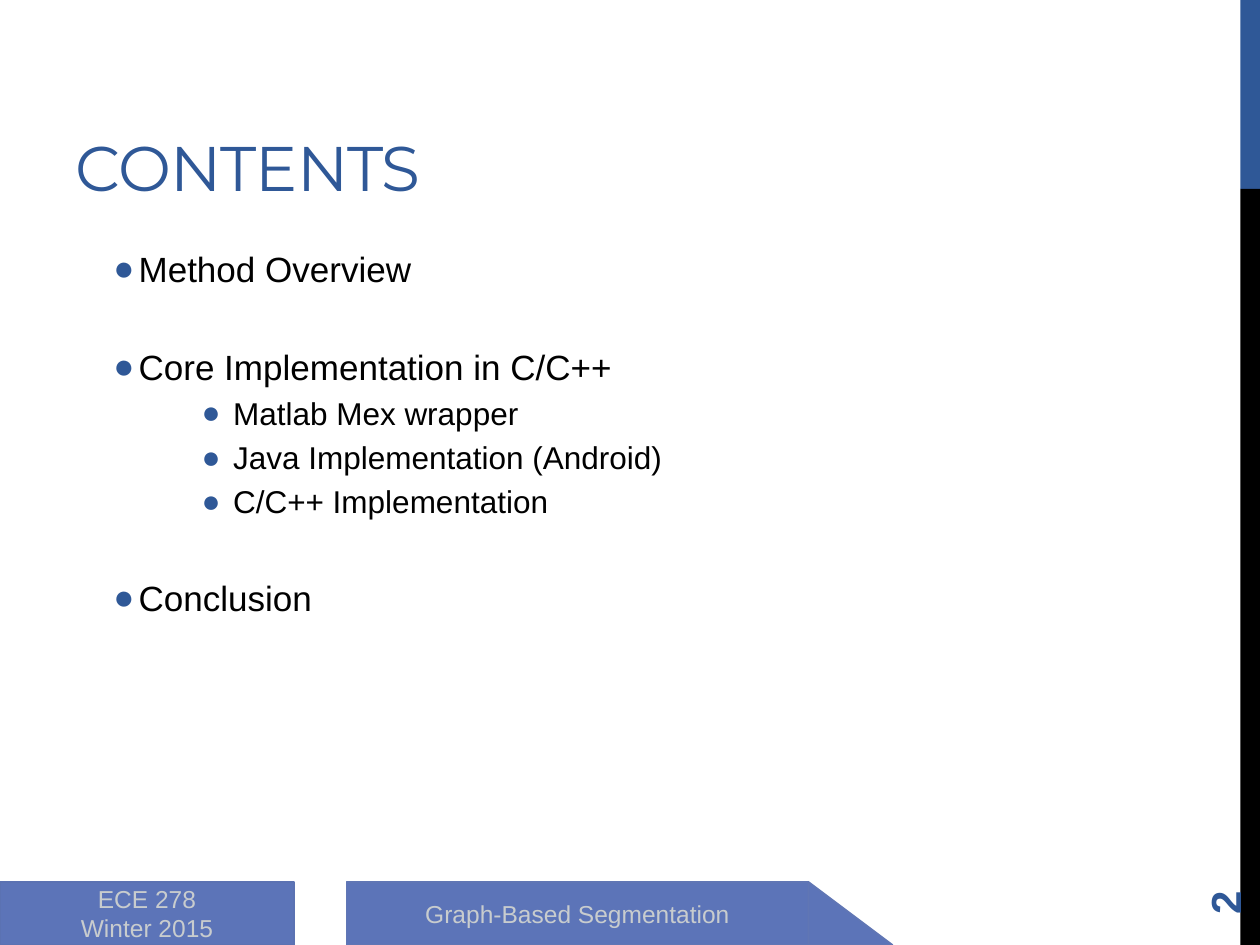
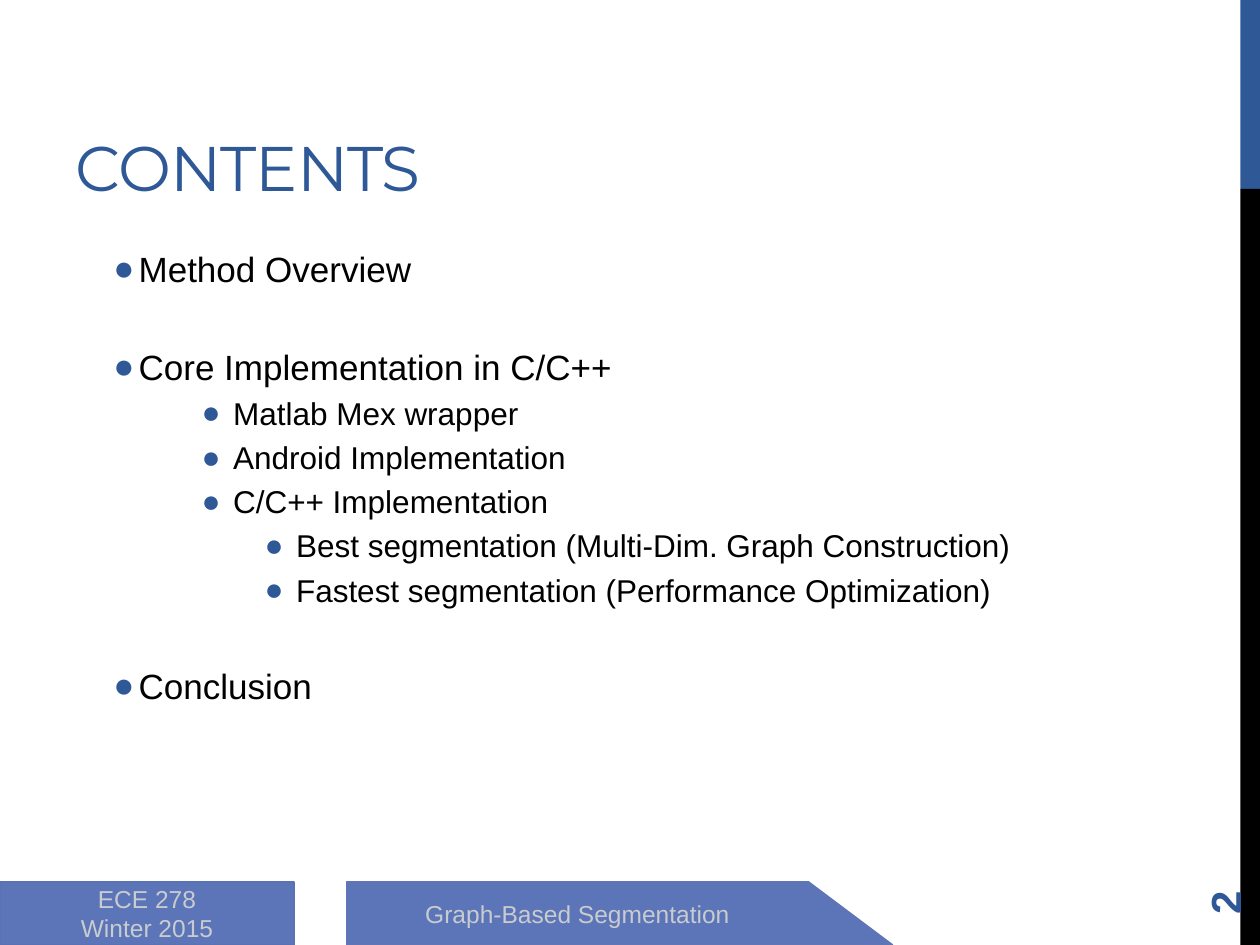
Before and after one commit to zhongguomeng/graph-based-segmentation, a slide deck: slide 2 of 8_report/presentation.pptx. Drawn at 1260x945 pixels with LibreOffice and Linux fonts; fonts in the diff are those of the drawing. Boxes give left, top, right and bottom in pixels: in the first picture for what was removed or moved away, otherwise in the second. Text is boxed around its words. In the diff, an @@ line names an element or a change of style, - is before the commit and + after.

```diff
--- a/8_report/presentation.pptx
+++ b/8_report/presentation.pptx
@@ text at (x1=233, y1=446, x2=565, y2=475): text changed @@
-    ● Java Implementation (Android)
+    ● Android Implementation
@@ text at (x1=296, y1=534, x2=1010, y2=608): paragraphs added @@
+      ● Best segmentation (Multi-Dim. Graph Construction)
+      ● Fastest segmentation (Performance Optimization)
```
Also in this commit, not shown: 5 other slides changed, 2 slides added.
